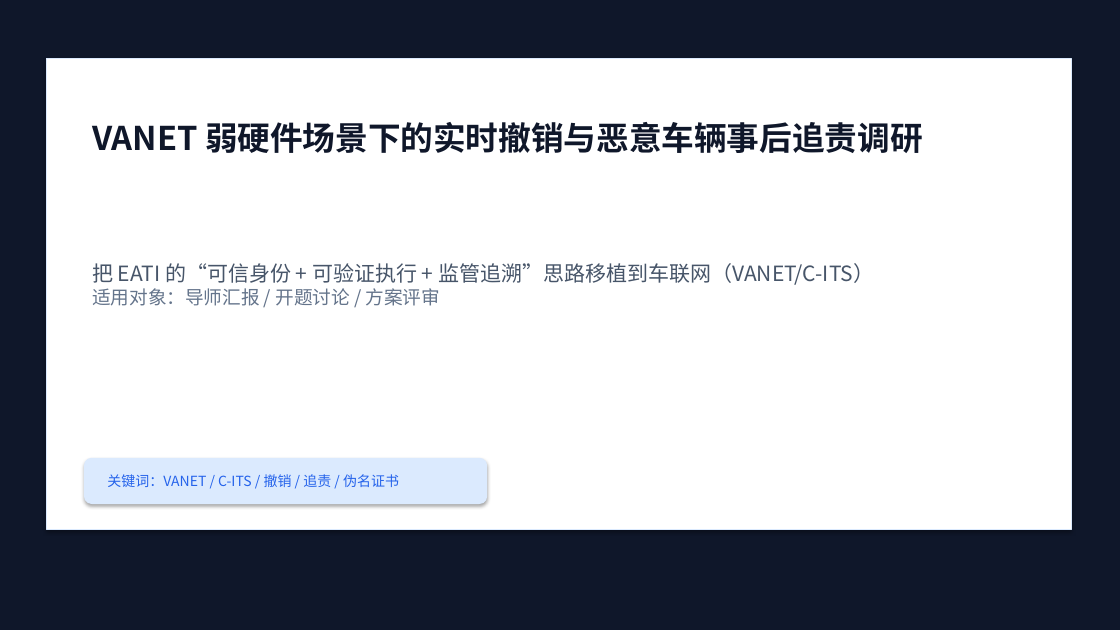
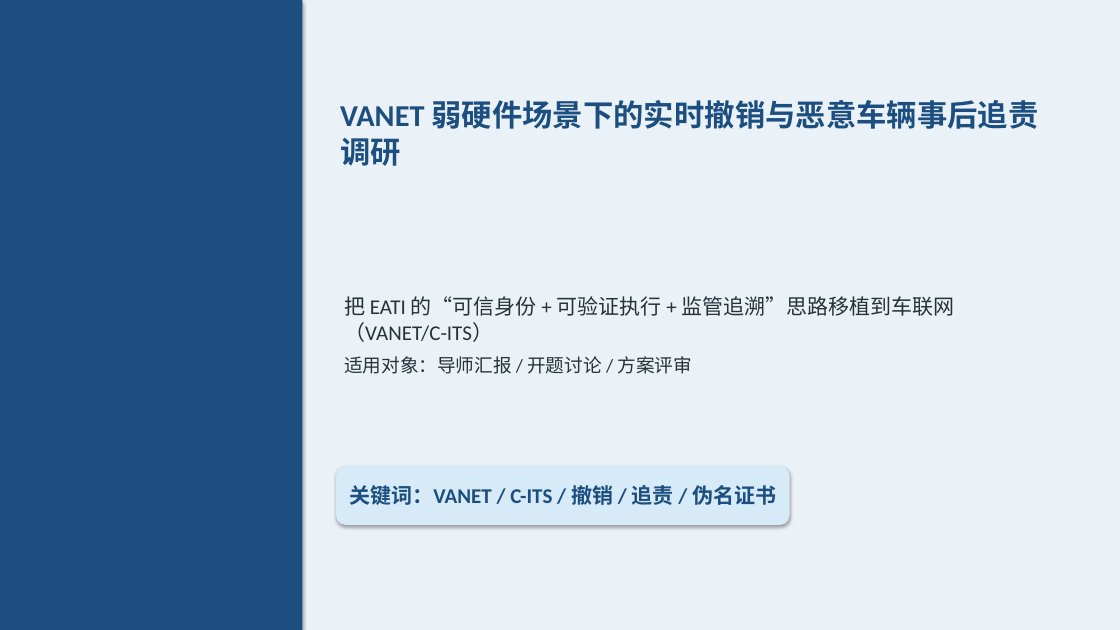
Before and after one commit to zhang10225/EATI, a slide deck: slide 1 of docs/VANET-弱硬件实时撤销与事后追责调研.pptx. Drawn at 1120x630 pixels with LibreOffice and Linux fonts; fonts in the diff are those of the drawing. Boxes give left, top, right and bottom in pixels: in the first picture for what was removed or moved away, otherwise in the second. Text is boxed around its words. In the diff, an @@ line names an element or a change of style, - is before the commit and + after.

```diff
--- a/docs/VANET-弱硬件实时撤销与事后追责调研.pptx
+++ b/docs/VANET-弱硬件实时撤销与事后追责调研.pptx
@@ rectangle at bbox=[0, 0, 1120, 630]: fill #0F172A to #EAF2F8 @@
@@ rectangle added at bbox=[0, 0, 302, 630], fill #1C4E80 @@
@@ rectangle removed at bbox=[46, 59, 1071, 529] @@
@@ text "VANET 弱硬件场景下的实时撤销与恶意车辆事后追责调研": place and size @@
-text "VANET 弱硬件场景下的实时撤销与恶意车辆事后追责调研" at bbox=[92, 122, 923, 153]
+text "VANET 弱硬件场景下的实时撤销与恶意车辆事后追责调研" at bbox=[340, 100, 1039, 166]
@@ text "VANET 弱硬件场景下的实时撤销与恶意车辆事后追责调研" at bbox=[340, 100, 1039, 166]: size 28 to 26 pt, font Noto Sans CJK SC to Calibri, text colour #0F172A to #1C4E80 @@
@@ text "把 EATI 的“可信身份 + 可验证执行 ...": place and size @@
-text "把 EATI 的“可信身份 + 可验证执行 ..." at bbox=[92, 263, 874, 306]
+text "把 EATI 的“可信身份 + 可验证执行 ..." at bbox=[344, 296, 955, 374]
@@ text "把 EATI 的“可信身份 + 可验证执行 ..." at bbox=[344, 296, 955, 374]: font Noto Sans CJK SC to Calibri; text colour #475569 to #263238 in "把 EATI 的“可信身份 + 可验证执行 + 监管追溯”思路移植到车联网（VANET/C-ITS）"; text colour #64748B to #263238 in "适用对象：导师汇报 / 开题讨论 / 方案评审"; more space between paragraphs @@
@@ rounded rectangle removed at bbox=[84, 458, 487, 504] @@
@@ rounded rectangle "关键词：VANET / C-ITS / 撤销 ...": place and size @@
-rounded rectangle "关键词：VANET / C-ITS / 撤销 ..." at bbox=[107, 474, 399, 487]
+rounded rectangle "关键词：VANET / C-ITS / 撤销 ..." at bbox=[336, 466, 790, 525]
@@ rounded rectangle "关键词：VANET / C-ITS / 撤销 ..." at bbox=[336, 466, 790, 525]: size 12 to 18 pt, font Noto Sans CJK SC to Calibri, text colour #2563EB to #1C4E80, bold on; alignment left to centre; vertical alignment top to middle; fill none to #D6EAF8; shadow on @@
```
Also in this commit, not shown: 6 other slides changed, 5 slides added, 7 slides removed, 3 other files.
